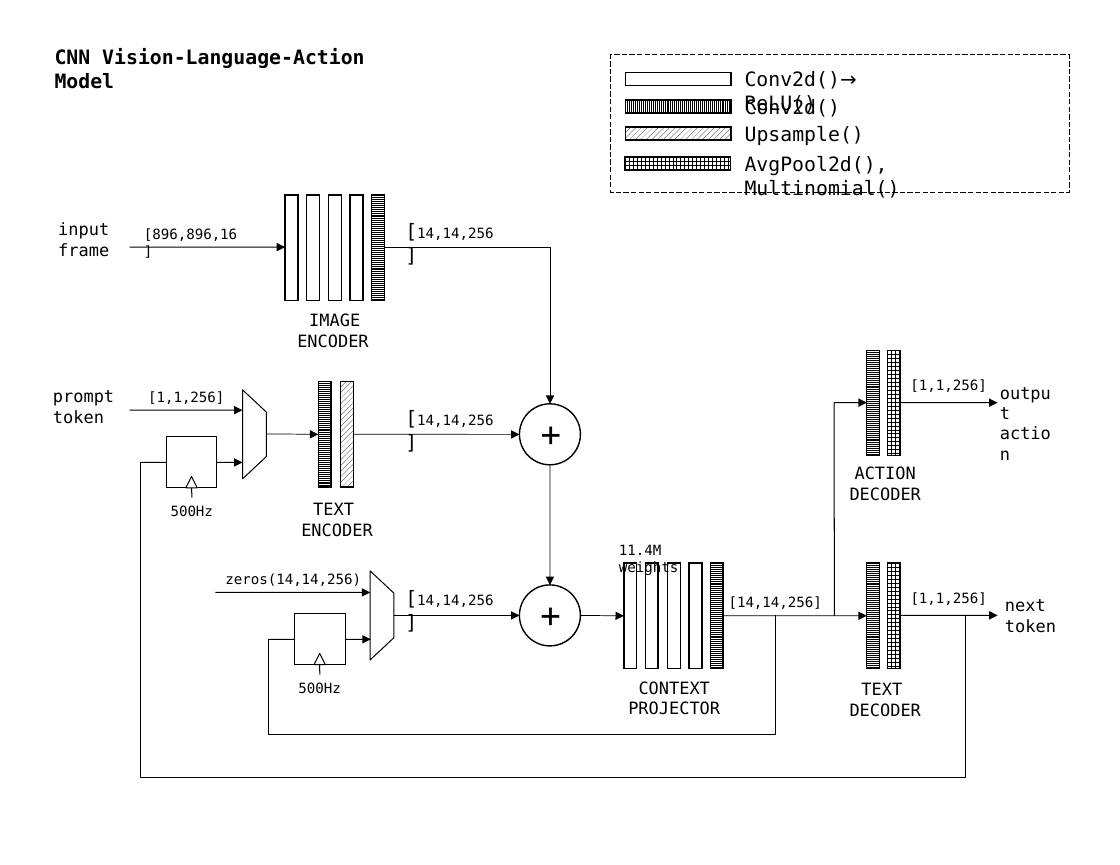
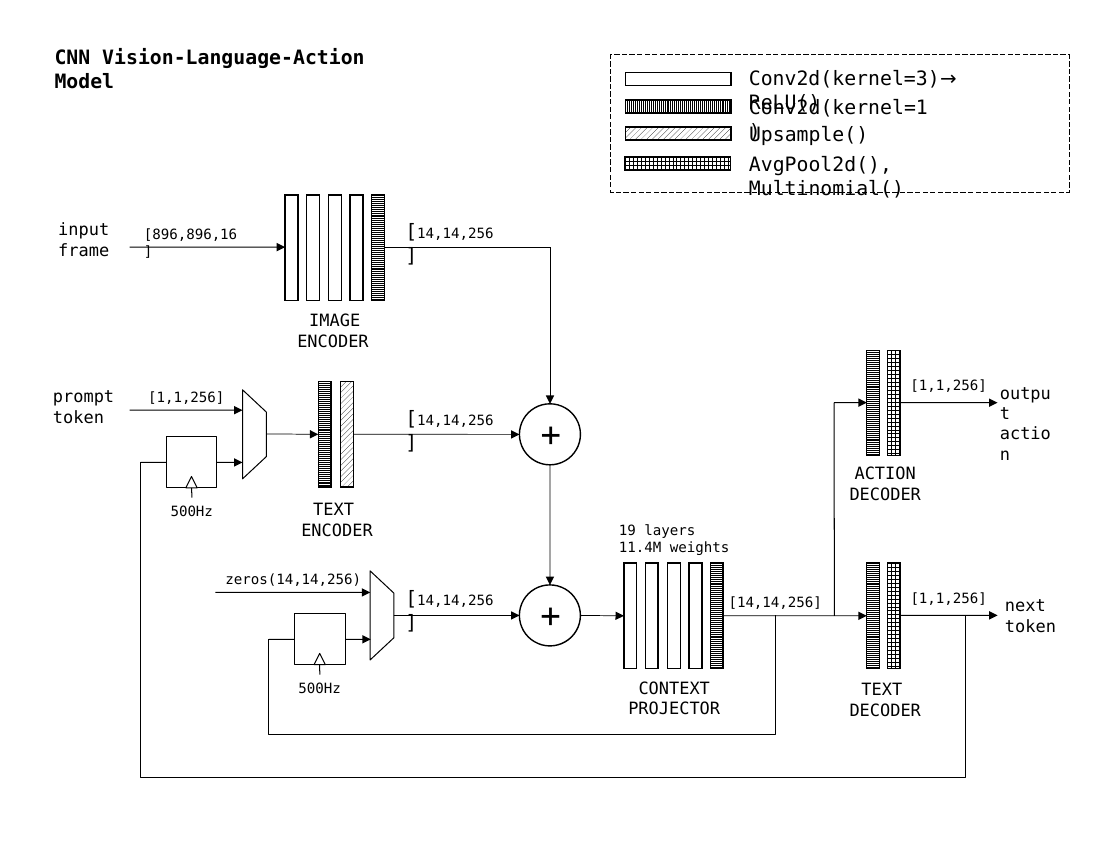
Before and after one commit to siliconperception/devices, a slide deck: slide 2 of dev/cnnlm.odp. Drawn at 1120x865 pixels with LibreOffice and Linux fonts; fonts in the diff are those of the drawing. Boxes give left, top, right and bottom in pixels: in the first picture for what was removed or moved away, otherwise in the second. Text is boxed around its words. In the diff, an @@ line names an element or a change of style, - is before the commit and + after.

```diff
--- a/dev/cnnlm.odp
+++ b/dev/cnnlm.odp
@@ text at [749,70,957,114]: text changed @@
-Conv2d()→ ReLU()
+Conv2d(kernel=3)→ ReLU()
@@ text "Upsample()": place and size @@
-text "Upsample()" at [745,126,864,145]
+text "Upsample()" at [749,125,868,145]
@@ text at [749,98,928,117]: text changed @@
-Conv2d()
+Conv2d(kernel=1)
@@ text "AvgPool2d(), Multinomial()": place and size @@
-text "AvgPool2d(), Multinomial()" at [745,156,900,198]
+text "AvgPool2d(), Multinomial()" at [749,156,904,198]
@@ text "19 layers": place and size @@
-text "19 layers" at [619,544,678,575]
+text "19 layers" at [619,524,729,555]
@@ text at [619,524,695,538]: paragraph added @@
+19 layers
```
Also in this commit, not shown: 3 other slides changed, 1 slide added, 4 other files.
